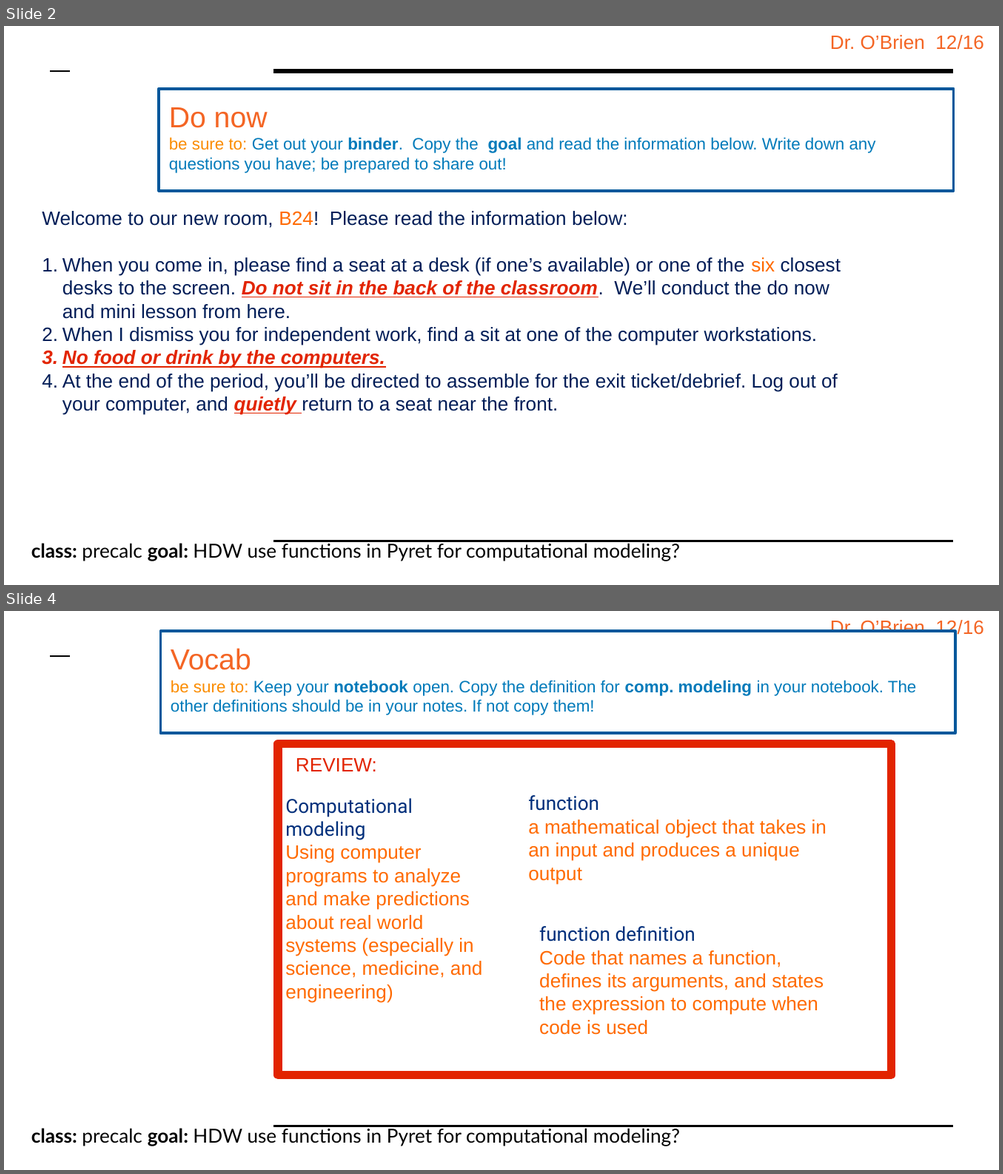
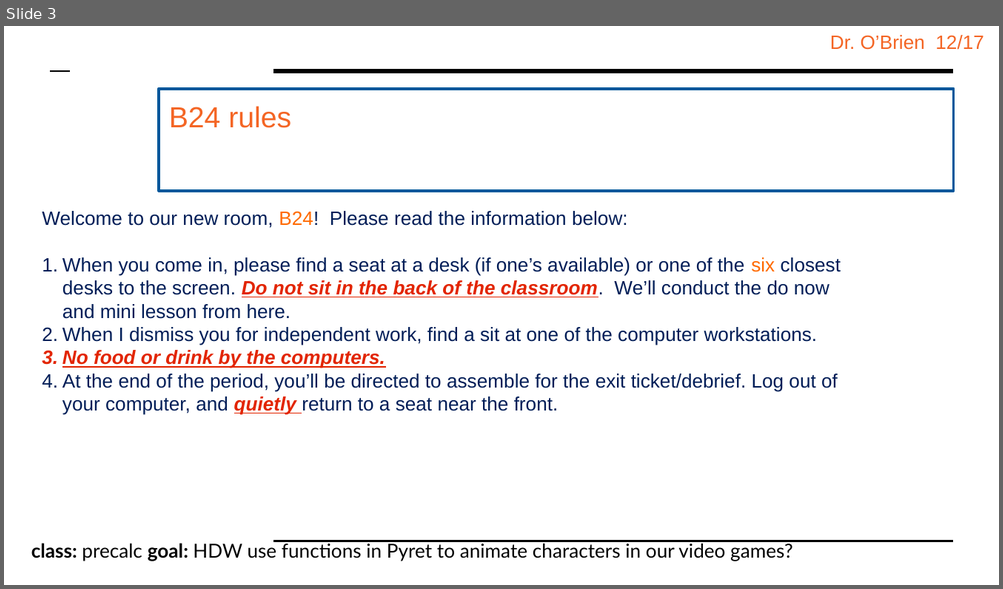
Before and after one commit to cobrien87/work, a slide deck: print/Precal_13_4.pptx. Shown one above the other, each under a label of ours: slides 2 and 4 before the commit, slide 3 after it; the slides between them are not shown. The pictures are 1003x1174 and 1003x589 pixels, drawn with LibreOffice and Linux fonts; fonts in the diff are those of the drawing; background and template pictures are left out. Boxes give left, top, right and bottom in pixels: in the first picture for what was removed or moved away, otherwise in the second. Text is boxed around its words. In the diff, an @@ line names an element or a change of style, - is before the commit and + after.

```diff
--- a/print/Precal_13_4.pptx
+++ b/print/Precal_13_4.pptx
@@ slide 4 removed at bbox=[4, 611, 999, 1170], background #FFFFFF; not listed: 4 template elements that a slide beside it also shows @@
@@ title removed at bbox=[160, 631, 955, 733] @@
-Vocab
-be sure to: Keep your notebook open. Copy the definition for comp. modeling in your notebook. The other definitions should be in your notes. If not copy them!
@@ rectangle removed at bbox=[278, 744, 891, 1076] @@
@@ text removed at bbox=[296, 758, 377, 772] @@
-REVIEW:
@@ text removed at bbox=[285, 798, 483, 1002] @@
-Computational modeling
-Using computer programs to analyze and make predictions about real world systems (especially in science, medicine, and engineering)
@@ text removed at bbox=[528, 795, 826, 884] @@
-function
-a mathematical object that takes in an input and produces a unique output
@@ text removed at bbox=[539, 926, 823, 1035] @@
-function definition
-Code that names a function, defines its arguments, and states the expression to compute when code is used
@@ what was slide 2 is now slide 3 @@
@@ slide 3 changed as well @@
@@ text at bbox=[830, 35, 983, 50]: text changed @@
-Dr. O’Brien 12/16
+Dr. O’Brien 12/17
@@ title at bbox=[169, 106, 291, 128]: text changed; size 12 to 21 pt; text colour #007ABA to #F46524 @@
-Do now
-be sure to: Get out your binder. Copy the goal and read the information below. Write down any questions you have; be prepared to share out!
+B24 rules
@@ text at bbox=[31, 542, 793, 562]: text changed @@
-class: precalc goal: HDW use functions in Pyret for computational modeling?
+class: precalc goal: HDW use functions in Pyret to animate characters in our video games?
```
Also in this commit, not shown: 2 other slides changed, 3 slides added, 4 other slides removed, 14 other files.
